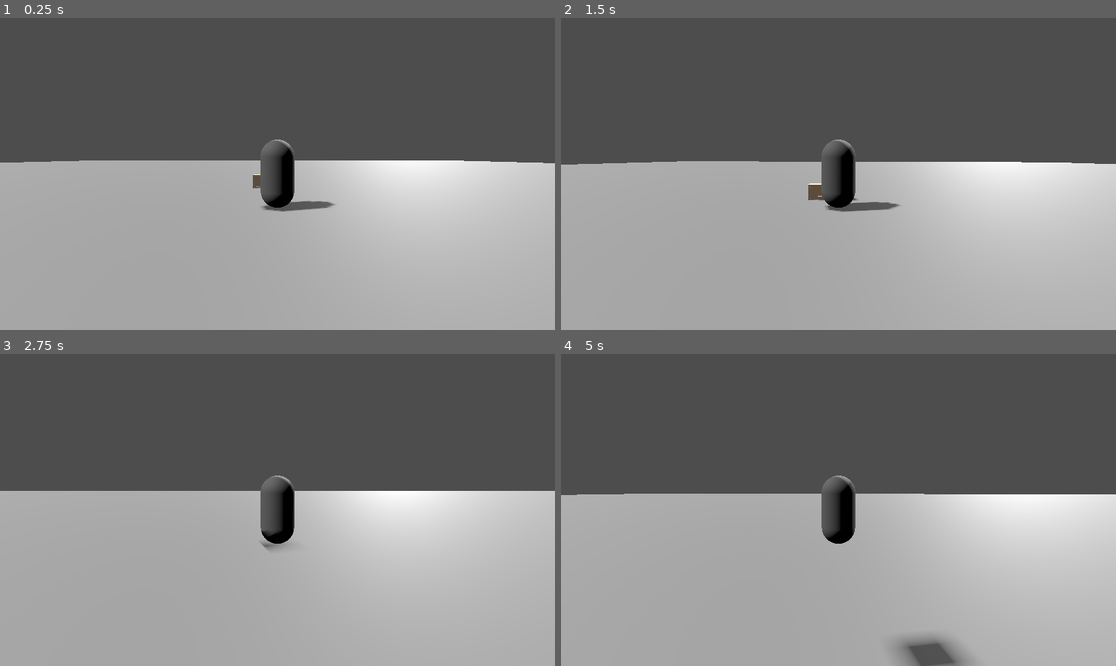
Above: before the commit, frames 1-4 (two rows, left to right).
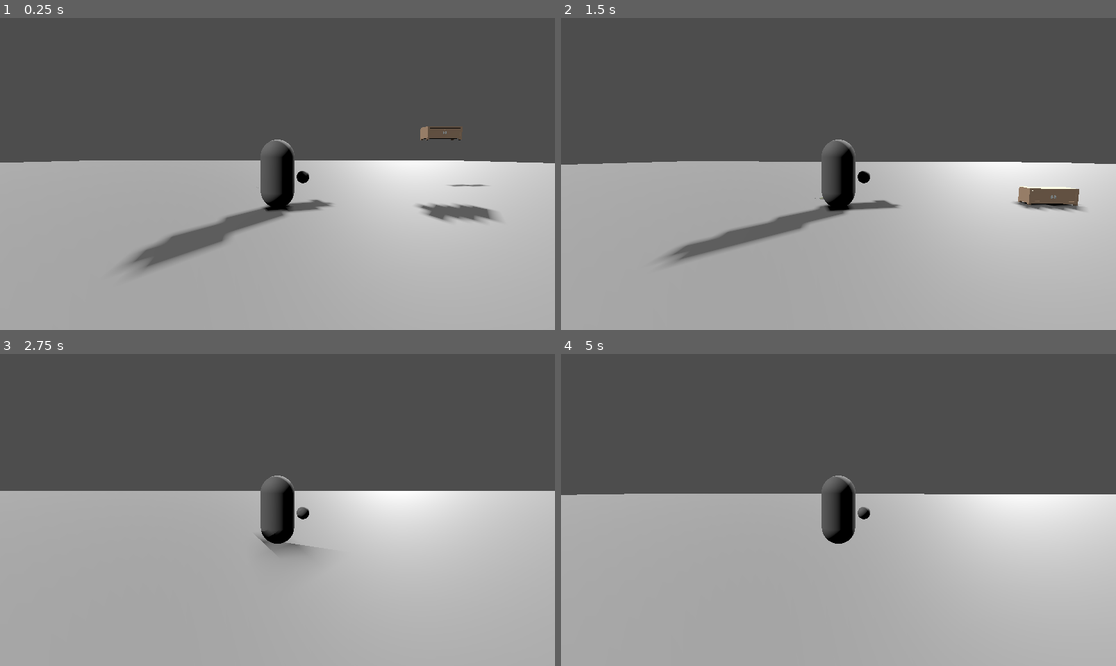
Above: after the commit, the same moments.

Repository: ludovino/scale
Game: Godot game, scene res://test.tscn
Two runs of this game, one before a commit and one after it. Both use one fixed random seed, a clock stepped at 60 frames per second and the inputs below.
Inputs (mouse positions are in pixels of both pictures, inside the frame that each line leads up to):
- Up to frame 1 (0.25 s): no input
- Up to frame 2 (1.5 s): move the mouse to (866, 174) at 0.52 s; hold W (move_forward) from 0.53 s (still down); click (866, 174) at 0.6 s; tap Space (jump) at 0.77 s; move the mouse to (810, 174) at 1.27 s; tap Shift (grow) at 1.35 s
- Up to frame 3 (2.75 s): keep holding W (move_forward); tap Space (jump) at 1.52 s; click (249, 510) at 1.55 s; move the mouse to (288, 503) at 2.02 s; hold Ctrl (shrink) from 2.03 s (still down); click (288, 503) at 2.3 s
- Up to frame 4 (5 s): keep holding W (move_forward); move the mouse to (832, 516) at 2.77 s; release Ctrl (shrink) at 2.78 s; click (832, 516) at 2.85 s; tap Space (jump) at 3.02, 3.77, 4.52 s; move the mouse to (877, 513) at 3.52 s; click (877, 513) at 3.6 s; move the mouse to (794, 506) at 4.27 s; tap Shift (grow) at 4.35 s; click (794, 506) at 4.55 s

The runs differ from the first frame. In frame 1, 2.8% of the frame differs, in the area x 22-90%, y 34-82%; in frame 2, 2.7%; in frame 3, 0.4%; in frame 4, 1.1%.

Commit message:
vacuum, dirt, and sucking up props

Diff:
--- a/PhysicsModels/cabinet_television_doors.tscn
+++ b/PhysicsModels/cabinet_television_doors.tscn
@@ -54,6 +54,9 @@
 [sub_resource type="BoxShape3D" id="BoxShape3D_e1r7c"]
 size = Vector3(0.0224513, 0.213485, 0.0229641)
 
+[sub_resource type="BoxShape3D" id="BoxShape3D_rx2rs"]
+size = Vector3(0.731769, 0.208661, 0.0251608)
+
 [sub_resource type="StandardMaterial3D" id="StandardMaterial3D_6qe1v"]
 resource_name = "metal"
 vertex_color_use_as_albedo = true
@@ -165,14 +168,15 @@
 
 [node name="cabinetTelevisionDoors" type="Node3D" groups=["prop"]]
 script = ExtResource("1_2ycfu")
-min_force_size = 0.8
 
 [node name="Cabinet" type="RigidBody3D" parent="."]
 transform = Transform3D(1, 0, 0, 0, 1, 0, 0, 0, 1, 0.405422, 0.176029, 0)
 collision_layer = 2
+collision_mask = 97
 mass = 20.0
 sleeping = true
 script = ExtResource("2_bnxx4")
+min_suck_size = 0.5
 
 [node name="cabinetMesh" type="MeshInstance3D" parent="Cabinet"]
 transform = Transform3D(1, 0, 0, 0, 1, 0, 0, 0, 1, -0.40659, -0.175105, 0)
@@ -218,6 +222,10 @@
 [node name="pillarMiddle" type="CollisionShape3D" parent="Cabinet"]
 transform = Transform3D(1, 0, 0, 0, 1, 0, 0, 0, 1, -0.00662461, 0.0105446, -0.0403455)
 shape = SubResource("BoxShape3D_e1r7c")
+
+[node name="Back" type="CollisionShape3D" parent="Cabinet"]
+transform = Transform3D(0.999999, 0.00136351, 0.000152892, -0.00136343, 0.999999, -0.000516681, -0.000153595, 0.000516472, 1, 0, 0, -0.235738)
+shape = SubResource("BoxShape3D_rx2rs")
 
 [node name="HingeL" type="HingeJoint3D" parent="."]
 transform = Transform3D(-4.37114e-08, -1, 0, 0.0348995, -1.52551e-09, -0.999391, 0.999391, -4.36848e-08, 0.0348995, 0.0509377, 0.137921, 0.00641932)
--- /dev/null
+++ b/dirt.gd
@@ -0,0 +1,12 @@
+extends Node3D
+
+@export var score = 1
+
+func _on_sucked():
+	var tween = create_tween()
+	tween.tween_property($Particles, "amount", 1, 3)
+	tween.tween_callback(queue_free)
+
+
+func _on_dirt_area_sucked():
+	$DirtArea.queue_free()
--- /dev/null
+++ b/dirt.tscn
@@ -0,0 +1,93 @@
+[gd_scene load_steps=15 format=3 uid="uid://bm564aaobgxyq"]
+
+[ext_resource type="Script" path="res://dirt.gd" id="1_x17sj"]
+[ext_resource type="Script" path="res://dirt_area.gd" id="2_i1ag2"]
+
+[sub_resource type="Gradient" id="Gradient_i8bol"]
+interpolation_color_space = 2
+colors = PackedColorArray(0.45088, 0.48, 0.4464, 1, 0.36, 0.36, 0.36, 1)
+
+[sub_resource type="GradientTexture1D" id="GradientTexture1D_qth0m"]
+gradient = SubResource("Gradient_i8bol")
+
+[sub_resource type="Gradient" id="Gradient_vgw3y"]
+offsets = PackedFloat32Array(0, 0.504065, 1)
+colors = PackedColorArray(1, 1, 1, 0, 1, 1, 1, 0.992157, 0.48, 0.48, 0.48, 1)
+
+[sub_resource type="GradientTexture1D" id="GradientTexture1D_o5sl7"]
+gradient = SubResource("Gradient_vgw3y")
+
+[sub_resource type="Curve" id="Curve_ehlkk"]
+_data = [Vector2(0, 1), 0.0, 0.0, 0, 0, Vector2(0.512987, 0.515789), -0.623482, -0.623482, 0, 0, Vector2(1, 0.126316), -1.91579, 0.0, 0, 0]
+point_count = 3
+
+[sub_resource type="CurveTexture" id="CurveTexture_4peg4"]
+curve = SubResource("Curve_ehlkk")
+
+[sub_resource type="ParticleProcessMaterial" id="ParticleProcessMaterial_x2s5v"]
+emission_shape = 6
+emission_ring_axis = Vector3(0, 1, 0)
+emission_ring_height = 0.0
+emission_ring_radius = 0.2
+emission_ring_inner_radius = 0.0
+direction = Vector3(0, 1, 0)
+spread = 0.0
+gravity = Vector3(0, 0.01, 0)
+scale_curve = SubResource("CurveTexture_4peg4")
+color_ramp = SubResource("GradientTexture1D_o5sl7")
+color_initial_ramp = SubResource("GradientTexture1D_qth0m")
+turbulence_enabled = true
+turbulence_noise_strength = 0.01
+turbulence_noise_scale = 0.01
+turbulence_noise_speed_random = 0.01
+collision_mode = 2
+
+[sub_resource type="StandardMaterial3D" id="StandardMaterial3D_7jvd1"]
+transparency = 1
+vertex_color_use_as_albedo = true
+
+[sub_resource type="SphereMesh" id="SphereMesh_4gpds"]
+material = SubResource("StandardMaterial3D_7jvd1")
+radius = 0.005
+height = 0.01
+
+[sub_resource type="CylinderShape3D" id="CylinderShape3D_mrsgb"]
+height = 0.05
+radius = 0.05
+
+[sub_resource type="StandardMaterial3D" id="StandardMaterial3D_ml65q"]
+transparency = 1
+albedo_color = Color(0.439216, 0.501961, 0.168627, 0.360784)
+
+[sub_resource type="SphereMesh" id="SphereMesh_noiww"]
+material = SubResource("StandardMaterial3D_ml65q")
+radius = 0.05
+height = 0.05
+
+[node name="Dirt" type="Node3D" groups=["dirt"]]
+script = ExtResource("1_x17sj")
+
+[node name="Particles" type="GPUParticles3D" parent="."]
+transform = Transform3D(1, 0, 0, 0, 0.842, 0, 0, 0, 0.842, 0.00123304, 0.00085187, -0.000341758)
+amount = 70
+lifetime = 5.0
+preprocess = 0.21
+visibility_aabb = AABB(-1.07357, -0.536914, -1.23157, 2.14715, 1.07383, 2.46315)
+process_material = SubResource("ParticleProcessMaterial_x2s5v")
+draw_pass_1 = SubResource("SphereMesh_4gpds")
+
+[node name="DirtArea" type="Area3D" parent="."]
+collision_layer = 32
+collision_mask = 0
+script = ExtResource("2_i1ag2")
+
+[node name="CollisionShape3D" type="CollisionShape3D" parent="DirtArea"]
+transform = Transform3D(1, 0, 0, 0, 1, 0, 0, 0, 1, 0, 0.0133156, 0)
+shape = SubResource("CylinderShape3D_mrsgb")
+
+[node name="Mesh" type="MeshInstance3D" parent="DirtArea"]
+transform = Transform3D(1, 0, 0, 0, 1, 0, 0, 0, 1, 0, 0.014319, 0)
+mesh = SubResource("SphereMesh_noiww")
+skeleton = NodePath("../..")
+
+[connection signal="sucked" from="DirtArea" to="." method="_on_sucked"]
--- /dev/null
+++ b/dirt_area.gd
@@ -0,0 +1,11 @@
+extends Area3D
+class_name DirtArea
+signal sucked
+var triggered = false
+# Called when the node enters the scene tree for the first time.
+func suck(parent: Node3D):
+	if triggered:
+		return
+	triggered = true
+	$Mesh.reparent(parent)
+	sucked.emit()
--- a/player.gd
+++ b/player.gd
@@ -26,14 +26,15 @@
 var collider_height = 0.0
 var collider_radius = 0.0
 var arm_distance = 0.0
-
+var vacuum_offset = Vector3.ZERO
 var growing = false
 
 func _ready():
 	Input.mouse_mode = Input.MOUSE_MODE_CAPTURED
 	collider_height = $Collider.shape.height
 	collider_radius = $Collider.shape.radius
-	arm_distance = $CameraArm.spring_length
+	arm_distance = $CameraPivot/CameraArm.spring_length
+	vacuum_offset = $CameraPivot/Vacuum.position
 
 
 func _can_grow():
@@ -62,14 +63,16 @@
 	size_factor = shrink_curve.sample(size_key)
 	$Collider.shape.height = collider_height * size_factor
 	$Collider.shape.radius = collider_radius * size_factor
-	$CameraArm.spring_length = arm_distance * size_factor
+	$CameraPivot/CameraArm.spring_length = arm_distance * size_factor
 	$Mesh.scale = Vector3.ONE * size_factor
+	$CameraPivot/Vacuum.set_size(size_factor)
+	$CameraPivot/Vacuum.position = vacuum_offset * size_factor
 
 
 func _process_movement(delta):
 	var input_velocity = Vector3.ZERO;
 	input_velocity.y = target_velocity.y
-	var cam_rotation = $CameraArm.get_global_transform().basis.get_euler().y
+	var cam_rotation = $CameraPivot/CameraArm.get_global_transform().basis.get_euler().y
 	if Input.is_action_pressed("move_forward"):
 		input_velocity.z -= 1
 	if Input.is_action_pressed("move_back"):
@@ -94,7 +97,7 @@
 		if collision.get_collider().is_in_group("prop"):
 			var prop = collision.get_collider()
 			if Vector3.UP.dot(collision.get_normal()) < 0:
-				print("collide", collision.get_collider().name)
+				#print("collide", collision.get_collider().name)
 				if prop is PropBody and prop.min_force_size > size_factor:
 					continue
 				prop.apply_force(-collision.get_normal() * collision_force * 10, collision.get_position())
@@ -110,8 +113,8 @@
 		if y_invert:
 			y_change *= -1
 
-		$CameraArm.rotation.y += x_change
-		$CameraArm.rotation.x = clamp($CameraArm.rotation.x + y_change,
+		$CameraPivot.rotation.y += x_change
+		$CameraPivot.rotation.x = clamp($CameraPivot.rotation.x + y_change,
 				-deg_to_rad(low_angle),
 				deg_to_rad(high_angle))
 
--- a/player.tscn
+++ b/player.tscn
@@ -1,7 +1,8 @@
-[gd_scene load_steps=7 format=3 uid="uid://00yvdipsto66"]
+[gd_scene load_steps=8 format=3 uid="uid://00yvdipsto66"]
 
 [ext_resource type="Script" path="res://player.gd" id="1_20gsc"]
 [ext_resource type="Curve" uid="uid://bsqbwnph7wxw8" path="res://ShrinkCurve.tres" id="2_rjsis"]
+[ext_resource type="PackedScene" uid="uid://43v6u8hcob3i" path="res://vacuum.tscn" id="3_ubopx"]
 
 [sub_resource type="Curve" id="Curve_4ocgc"]
 min_value = 0.3
@@ -41,14 +42,19 @@
 mesh = SubResource("CapsuleMesh_nuvxq")
 
 [node name="HeadRaycastTarget" type="Marker3D" parent="Mesh"]
-transform = Transform3D(1, 0, 0, 0, 1, 0, 0, 0, 1, 0, 0.546736, 0)
+transform = Transform3D(1, 0, 0, 0, 1, 0, 0, 0, 1, 0, 0.608958, 0)
 
-[node name="CameraArm" type="SpringArm3D" parent="."]
+[node name="CameraPivot" type="Node3D" parent="."]
+
+[node name="CameraArm" type="SpringArm3D" parent="CameraPivot"]
 transform = Transform3D(1, 0, 0, 0, 0.996041, 0.0888943, 0, -0.0888943, 0.996041, 0, 0, 0)
 collision_mask = 7
 shape = SubResource("SeparationRayShape3D_el5vr")
 spring_length = 3.0
 
-[node name="Camera" type="Camera3D" parent="CameraArm"]
+[node name="Camera" type="Camera3D" parent="CameraPivot/CameraArm"]
 transform = Transform3D(1, 0, 0, 0, 1, 0, 0, 0, 1, 0, 0, 3)
 near = 0.001
+
+[node name="Vacuum" parent="CameraPivot" instance=ExtResource("3_ubopx")]
+transform = Transform3D(1, 0, 0, 0, 1, 0, 0, 0, 1, 0.404581, -0.0659293, -0.225988)
--- a/project.godot
+++ b/project.godot
@@ -79,6 +79,9 @@
 3d_physics/layer_2="Furniture"
 3d_physics/layer_3="Doors"
 3d_physics/layer_4="Player"
+3d_physics/layer_5="Kick"
+3d_physics/layer_6="Suction"
+3d_physics/layer_7="Swallow"
 
 [rendering]
 
--- a/prop.gd
+++ b/prop.gd
@@ -1,9 +1,6 @@
 extends Node3D
 class_name Prop
 
-@export var min_suck_size = 2.0
-@export var min_force_size = 1.0
-@export var dollar_cost = 10
 var physics_objects: Array[Node3D] = []
 
 # Called when the node enters the scene tree for the first time.
@@ -11,15 +8,12 @@
 	var propBody: PropBody
 	var meshes = []
 	for child in NodeExtensions.get_descendents(self):
-		print(child.name)
 		if child is Joint3D or child is RigidBody3D:
 			physics_objects.append(child)
 			child.add_to_group("prop")
 		if child is PropBody:
 			assert(propBody == null, "ERROR: only 1 PropBody per Prop")
 			child.sucked.connect(_on_sucked)
-			child.min_suck_size = min_suck_size
-			child.min_force_size = min_force_size
 			propBody = child
 		if child is MeshInstance3D:
 			meshes.append(child)
@@ -27,6 +21,4 @@
 	propBody.meshes = meshes.duplicate()
 
 func _on_sucked():
-	for item in physics_objects:
-		item.queue_free()
 	queue_free()
--- a/prop_body.gd
+++ b/prop_body.gd
@@ -3,11 +3,17 @@
 
 @export var min_suck_size = 2.0
 @export var min_force_size = 1.0
+@export var score = -10
 var meshes = []
+var physics_objects = []
 signal sucked
 
 func suck(new_parent: Node3D):
 	for mesh in meshes:
 		mesh.reparent(new_parent)
 	sucked.emit()
-	return meshes
+	for item in physics_objects:
+		if item == self:
+			continue
+		item.queue_free()
+	queue_free()
--- /dev/null
+++ b/score_bus.gd
@@ -0,0 +1,7 @@
+extends Resource
+class_name ScoreBus
+
+signal score_changed
+
+func _on_notify_score(change:int):
+	print(change)
--- /dev/null
+++ b/score_bus_resource.tres
@@ -0,0 +1,6 @@
+[gd_resource type="Resource" script_class="ScoreBus" load_steps=2 format=3 uid="uid://cfoh5fe65j5md"]
+
+[ext_resource type="Script" path="res://score_bus.gd" id="1_31yin"]
+
+[resource]
+script = ExtResource("1_31yin")
--- a/suck_effect.gd
+++ b/suck_effect.gd
@@ -7,8 +7,9 @@
 func _ready():
 	animate_children()
 
-func end_suck():
+func _end_suck():
 	suck_ended.emit()
+	queue_free()
 
 func animate_children():
 	for child in get_children():
@@ -23,11 +24,11 @@
 	tween.set_ease(Tween.EASE_IN)
 	tween.set_parallel()
 	tween.set_ease(Tween.EASE_IN)
-	tween.tween_property(node, "position", self.global_position, suck_time)
+	tween.tween_property(node, "position", Vector3.ZERO, suck_time)
 	tween.tween_property(node, "scale", Vector3(0.001, 0.001, 0.001), suck_time)
 	tween.tween_property(node, "rotation", Vector3(
 			rng.randf_range(0.0, 20.0),
 			rng.randf_range(0.0, 20.0),
 			rng.randf_range(0.0, 20.0)), suck_time).as_relative()
 	tween.tween_callback(node.queue_free).set_delay(suck_time)
-	tween.tween_callback(end_suck).set_delay(suck_time)
+	tween.tween_callback(_end_suck).set_delay(suck_time)
--- a/suck_effect.tscn
+++ b/suck_effect.tscn
@@ -40,3 +40,6 @@
 
 [node name="Camera3D" type="Camera3D" parent="."]
 transform = Transform3D(1, 0, 0, 0, 0.853769, 0.520652, 0, -0.520652, 0.853769, 0, 1.40652, 3.09515)
+
+[node name="DirectionalLight3D" type="DirectionalLight3D" parent="."]
+transform = Transform3D(0.999997, -0.00250891, -0.000205374, 0.000833158, 0.406855, -0.913492, 0.00237543, 0.913489, 0.406856, 0, 2.20461, 0)
--- a/test.tscn
+++ b/test.tscn
@@ -1,8 +1,9 @@
-[gd_scene load_steps=6 format=3 uid="uid://cp1x0wmna4wof"]
+[gd_scene load_steps=7 format=3 uid="uid://cp1x0wmna4wof"]
 
 [ext_resource type="PackedScene" uid="uid://d0b07iirhu0bn" path="res://PhysicsModels/cabinet_television_doors.tscn" id="1_0fwag"]
 [ext_resource type="PackedScene" uid="uid://00yvdipsto66" path="res://player.tscn" id="2_a513d"]
 [ext_resource type="Script" path="res://suck_effect.gd" id="3_imxoj"]
+[ext_resource type="PackedScene" uid="uid://bm564aaobgxyq" path="res://dirt.tscn" id="4_n8fd4"]
 
 [sub_resource type="BoxMesh" id="BoxMesh_y37cs"]
 size = Vector3(60, 1, 60)
@@ -22,7 +23,7 @@
 shape = SubResource("BoxShape3D_5b1c8")
 
 [node name="cabinetTelevisionDoors" parent="." instance=ExtResource("1_0fwag")]
-transform = Transform3D(1, 0, 0, 0, 1, 0, 0, 0, 1, 0.295309, 0, -0.376627)
+transform = Transform3D(1, 0, 0, 0, 1, 0, 0, 0, 1, 4.38506, 1.42223, -0.377)
 
 [node name="DirectionalLight3D" type="DirectionalLight3D" parent="."]
 transform = Transform3D(0.278069, 0.702155, -0.655481, 0, 0.682394, 0.730985, 0.960561, -0.203264, 0.189753, 0, 10.0869, 0)
@@ -32,6 +33,7 @@
 [node name="DirectionalLight3D2" type="DirectionalLight3D" parent="."]
 transform = Transform3D(-0.675127, -0.539249, 0.503403, -0.360108, 0.836471, 0.413083, -0.643837, 0.0976035, -0.758912, 0, 10.0869, 0)
 light_energy = 0.5
+shadow_enabled = true
 
 [node name="Player" parent="." instance=ExtResource("2_a513d")]
 transform = Transform3D(1, 0, 0, 0, 1, 0, 0, 0, 1, 0.884257, 0.547825, 1.43244)
@@ -41,3 +43,12 @@
 transform = Transform3D(1, 0, 0, 0, 1, 0, 0, 0, 1, 0, 1.23538, 0)
 script = ExtResource("3_imxoj")
 suck_time = 1.765
+
+[node name="Dirt" parent="." instance=ExtResource("4_n8fd4")]
+transform = Transform3D(1, 0, 0, 0, 1, 0, 0, 0, 1, 0.897982, 0, -0.477936)
+
+[node name="Dirt2" parent="." instance=ExtResource("4_n8fd4")]
+transform = Transform3D(1, 0, 0, 0, 1, 0, 0, 0, 1, 0.753523, 0, -0.477936)
+
+[node name="Dirt3" parent="." instance=ExtResource("4_n8fd4")]
+transform = Transform3D(1, 0, 0, 0, 1, 0, 0, 0, 1, 0.561772, 0, -0.477936)
--- /dev/null
+++ b/vacuum.gd
@@ -0,0 +1,75 @@
+extends Node3D
+
+@export var suck_power = 50
+
+var bodies = []
+var size = 1.0
+var pull_radius
+var pull_height
+var consume_radius
+var pull_offset
+var consume_offset
+# Called when the node enters the scene tree for the first time.
+func _ready():
+	pull_radius = $PullArea/PullCollider.shape.radius
+	pull_height = $PullArea/PullCollider.shape.height
+	pull_offset = $PullArea.position
+	consume_radius = $ConsumeArea/ConsumeCollider.shape.radius
+	consume_offset = $ConsumeArea.position
+
+func set_size(size:float):
+	self.size = size
+	$PullArea/PullCollider.shape.radius = pull_radius * size
+	$PullArea/PullCollider.shape.height = pull_height * size
+	$ConsumeArea/ConsumeCollider.shape.radius = consume_radius * size
+	$Scaleable.scale = Vector3.ONE * size
+	$PullArea.position = pull_offset * size
+	$ConsumeArea.position = consume_offset * size
+
+
+# Called every frame. 'delta' is the elapsed time since the previous frame.
+func _physics_process(delta):
+	if Input.is_action_just_pressed("suck"):
+		print("suck")
+		$PullArea/PullCollider.disabled = false;
+		$ConsumeArea/ConsumeCollider.disabled = false;
+	if Input.is_action_just_released("suck"):
+		print("no suck")
+		$PullArea/PullCollider.disabled = true;
+		$ConsumeArea/ConsumeCollider.disabled = true;
+	for body in bodies:
+		print(body.name)
+		var power = 1.0/maxf(1.0, global_position.distance_squared_to(body.global_position))
+		var direction = (global_position - body.global_position).normalized()
+		body.apply_central_force(direction * power * suck_power)
+
+
+func _on_pull_area_body_entered(body):
+	bodies.append(body)
+
+
+func _on_pull_area_body_exited(body):
+	bodies.erase(body)
+
+
+func _on_consume_area_body_entered(body):
+	print("body:", body.name)
+	print("can suck:", body.has_method("suck"))
+	if body.has_method("suck") && body.min_suck_size < size:
+		print("SUCKED")
+		var suckEffect = SuckEffect.new()
+		add_child(suckEffect)
+		suckEffect.basis = Basis.IDENTITY
+		body.suck(suckEffect)
+		suckEffect.animate_children()
+
+
+func _on_pull_area_area_entered(area):
+	print("area:", area.name)
+	if area.has_method("suck"):
+		print("SUCKED")
+		var suckEffect = SuckEffect.new()
+		add_child(suckEffect)
+		suckEffect.basis = Basis.IDENTITY
+		area.suck(suckEffect)
+		suckEffect.animate_children()
--- /dev/null
+++ b/vacuum.tscn
@@ -0,0 +1,70 @@
+[gd_scene load_steps=6 format=3 uid="uid://43v6u8hcob3i"]
+
+[ext_resource type="Script" path="res://vacuum.gd" id="1_ivvxq"]
+
+[sub_resource type="CapsuleShape3D" id="CapsuleShape3D_5343f"]
+radius = 0.584606
+
+[sub_resource type="SphereShape3D" id="SphereShape3D_w8nyh"]
+radius = 0.3
+
+[sub_resource type="SphereMesh" id="SphereMesh_0xp7e"]
+radius = 0.1
+height = 0.2
+
+[sub_resource type="BoxMesh" id="BoxMesh_nnsfp"]
+size = Vector3(0.1, 0.1, 0.1)
+
+[node name="Vacuum" type="Node3D"]
+script = ExtResource("1_ivvxq")
+
+[node name="PullArea" type="Area3D" parent="."]
+transform = Transform3D(1, 0, 0, 0, 1, 0, 0, 0, 1, 0, 0, -1)
+collision_layer = 32
+collision_mask = 38
+
+[node name="PullCollider" type="CollisionShape3D" parent="PullArea"]
+transform = Transform3D(1, 0, 0, 0, -0.0115538, -0.999933, 0, 0.999933, -0.0115538, 0, 0, 0)
+shape = SubResource("CapsuleShape3D_5343f")
+disabled = true
+
+[node name="ConsumeArea" type="Area3D" parent="."]
+transform = Transform3D(1, 0, 0, 0, 1, 0, 0, 0, 1, 0, 0, -0.35143)
+collision_layer = 64
+collision_mask = 70
+
+[node name="ConsumeCollider" type="CollisionShape3D" parent="ConsumeArea"]
+shape = SubResource("SphereShape3D_w8nyh")
+disabled = true
+
+[node name="Scaleable" type="MeshInstance3D" parent="."]
+mesh = SubResource("SphereMesh_0xp7e")
+
+[node name="MeshInstance3D" type="MeshInstance3D" parent="Scaleable"]
+transform = Transform3D(1, 0, 0, 0, 1, 0, 0, 0, 1, 0, 0, -0.134809)
+mesh = SubResource("BoxMesh_nnsfp")
+
+[node name="GPUParticlesAttractorSphere3D" type="GPUParticlesAttractorSphere3D" parent="Scaleable"]
+transform = Transform3D(1, 0, 0, 0, 1, 0, 0, 0, 1, 0, 0, -1.10186)
+strength = -1.0
+directionality = 1.0
+
+[node name="GPUParticlesAttractorSphere3D2" type="GPUParticlesAttractorSphere3D" parent="Scaleable"]
+transform = Transform3D(1, 0, 0, 0, 1, 0, 0, 0, 1, 0, 0, -0.686744)
+strength = -2.0
+directionality = 1.0
+radius = 0.544328
+
+[node name="GPUParticlesAttractorSphere3D3" type="GPUParticlesAttractorSphere3D" parent="Scaleable"]
+transform = Transform3D(1, 0, 0, 0, 1, 0, 0, 0, 1, 0, 0, -0.251527)
+strength = -4.0
+directionality = 1.0
+radius = 0.25
+
+[node name="GPUParticlesCollisionBox3D" type="GPUParticlesCollisionBox3D" parent="Scaleable"]
+size = Vector3(0.3, 0.3, 0.3)
+
+[connection signal="area_entered" from="PullArea" to="." method="_on_pull_area_area_entered"]
+[connection signal="body_entered" from="PullArea" to="." method="_on_pull_area_body_entered"]
+[connection signal="body_exited" from="PullArea" to="." method="_on_pull_area_body_exited"]
+[connection signal="body_entered" from="ConsumeArea" to="." method="_on_consume_area_body_entered"]
Not shown: 1 places in PhysicsModels/cabinet_television_doors.tscn that only renumber resources
